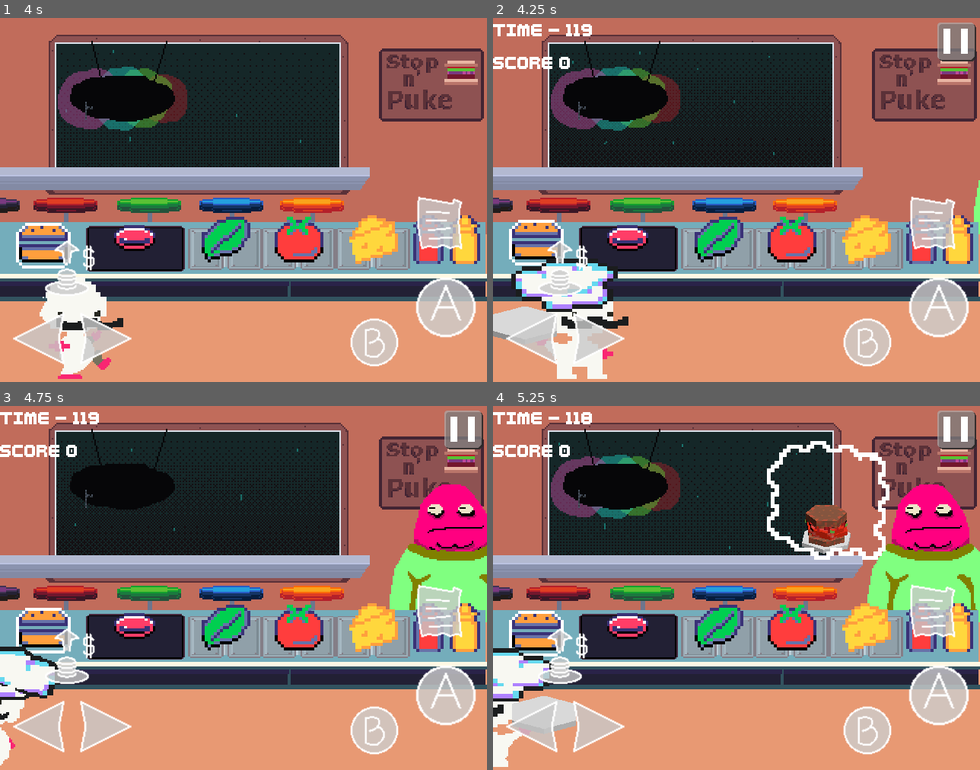
Above: before the commit, frames 1-4 (two rows, left to right).
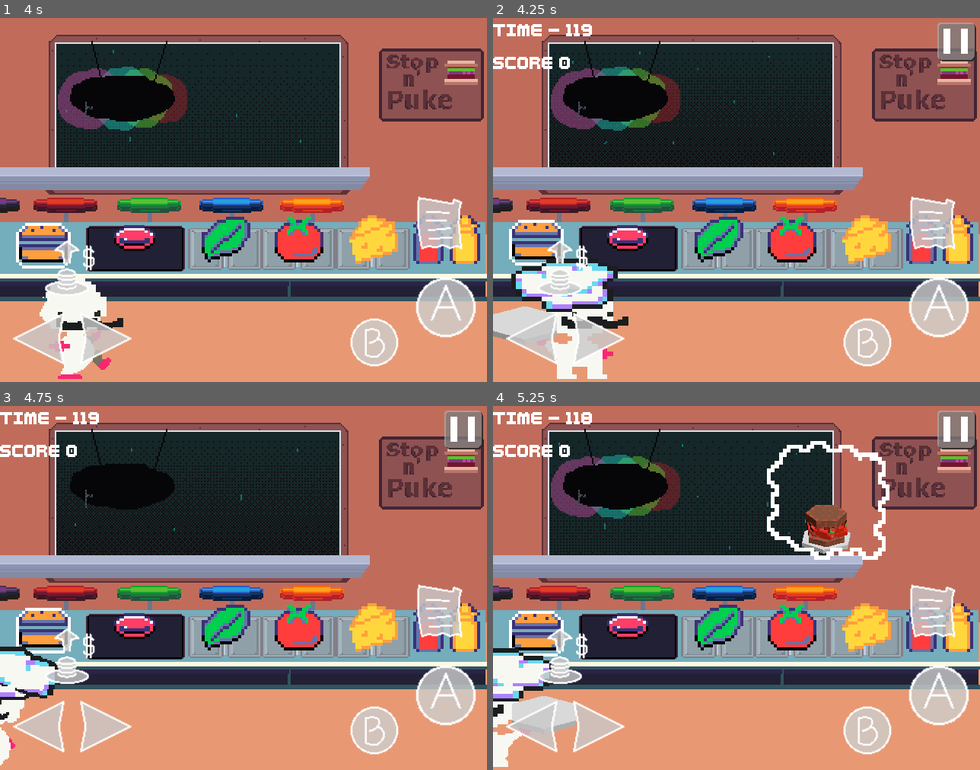
Above: after the commit, the same moments.

Repository: LettucePie/burgert
Game: Godot game, scene res://scenes/play.tscn
The game is run twice, just before and just after one commit, with the same random seed, the same clock (stepped at 60 frames per second) and the same inputs. Sound files missing from this copy of the repository are replaced by a short silence.
Inputs (mouse positions are in pixels of both pictures, inside the frame that each line leads up to):
- Up to frame 1 (4 s): click "Play" at 0.5 s; tap Enter (menu) at 1.25 s; move the mouse to (350, 181) at 1.27 s; hold Right (right) 1.28-2 s; tap Z (confirm) at 1.35, 2.85 s; click (350, 181) at 1.42 s; drag from (146, 218) to (219, 272) at 2.02 s; move the mouse to (292, 119) at 2.77 s; hold Right (right) 2.78-3.5 s; drag from (219, 272) to (97, 145) at 3.52 s
- Up to frame 2 (4.25 s): no input
- Up to frame 3 (4.75 s): move the mouse to (389, 642) at 4.27 s; hold Left (left) from 4.28 s (still down); tap Z (confirm) at 4.35 s
- Up to frame 4 (5.25 s): release Left (left) at 5 s; drag from (590, 533) to (663, 497) at 5.02 s

Frame 1 is identical in both runs. In frame 2, 0.1% of the frame differs, in the area x 98-100%, y 44-60%; in frame 3, 5.2%; in frame 4, 5.8%, in the area x 76-100%, y 21-60%.

Commit message:
trimming down packed customers

Diff:
--- /dev/null
+++ b/assets/images/characters/customers/customer_al_still.tres
@@ -0,0 +1,7 @@
+[gd_resource type="AtlasTexture" load_steps=2 format=3 uid="uid://b46mf8elovo6r"]
+
+[ext_resource type="Texture2D" uid="uid://cmywg3k6lq0oe" path="res://assets/images/characters/customers/customers_packed.png" id="1_kpvxm"]
+
+[resource]
+atlas = ExtResource("1_kpvxm")
+region = Rect2(1, 269, 151, 96)
--- a/assets/images/characters/customers/customer_haircut_still.tres
+++ b/assets/images/characters/customers/customer_haircut_still.tres
@@ -1,7 +1,7 @@
 [gd_resource type="AtlasTexture" load_steps=2 format=3 uid="uid://c63mcekfl3ync"]
 
-[ext_resource type="Texture2D" uid="uid://b555sav40m4ag" path="res://assets/images/characters/customers/customers_wave3_packed.png" id="1_plh88"]
+[ext_resource type="Texture2D" uid="uid://cmywg3k6lq0oe" path="res://assets/images/characters/customers/customers_packed.png" id="1_ovtga"]
 
 [resource]
-atlas = ExtResource("1_plh88")
-region = Rect2(0, 0, 66, 96)
+atlas = ExtResource("1_ovtga")
+region = Rect2(13, 1676, 66, 96)
--- a/assets/images/characters/customers/customer_jimmie_still.tres
+++ b/assets/images/characters/customers/customer_jimmie_still.tres
@@ -1,7 +1,7 @@
 [gd_resource type="AtlasTexture" load_steps=2 format=3 uid="uid://cj5uosyyjeuri"]
 
-[ext_resource type="Texture2D" uid="uid://b555sav40m4ag" path="res://assets/images/characters/customers/customers_wave3_packed.png" id="1_rdan3"]
+[ext_resource type="Texture2D" uid="uid://cmywg3k6lq0oe" path="res://assets/images/characters/customers/customers_packed.png" id="1_1nray"]
 
 [resource]
-atlas = ExtResource("1_rdan3")
-region = Rect2(0, 96, 58, 100)
+atlas = ExtResource("1_1nray")
+region = Rect2(15, 1776, 58, 100)
--- a/assets/images/characters/customers/customer_macholiam_still.tres
+++ b/assets/images/characters/customers/customer_macholiam_still.tres
@@ -1,7 +1,7 @@
 [gd_resource type="AtlasTexture" load_steps=2 format=3 uid="uid://b77j88yrxp5un"]
 
-[ext_resource type="Texture2D" uid="uid://b555sav40m4ag" path="res://assets/images/characters/customers/customers_wave3_packed.png" id="1_2p8er"]
+[ext_resource type="Texture2D" uid="uid://cmywg3k6lq0oe" path="res://assets/images/characters/customers/customers_packed.png" id="1_7dwgg"]
 
 [resource]
-atlas = ExtResource("1_2p8er")
-region = Rect2(0, 302, 99, 99)
+atlas = ExtResource("1_7dwgg")
+region = Rect2(13, 2030, 99, 99)
--- a/assets/images/characters/customers/customer_mrpink_still.tres
+++ b/assets/images/characters/customers/customer_mrpink_still.tres
@@ -1,7 +1,7 @@
 [gd_resource type="AtlasTexture" load_steps=2 format=3 uid="uid://2rdv7lntg74d"]
 
-[ext_resource type="Texture2D" uid="uid://b555sav40m4ag" path="res://assets/images/characters/customers/customers_wave3_packed.png" id="1_sai6g"]
+[ext_resource type="Texture2D" uid="uid://cmywg3k6lq0oe" path="res://assets/images/characters/customers/customers_packed.png" id="1_tuf6m"]
 
 [resource]
-atlas = ExtResource("1_sai6g")
-region = Rect2(0, 196, 84, 106)
+atlas = ExtResource("1_tuf6m")
+region = Rect2(8, 1896, 84, 106)
--- /dev/null
+++ b/assets/images/characters/customers/customer_ted_still.tres
@@ -0,0 +1,7 @@
+[gd_resource type="AtlasTexture" load_steps=2 format=3 uid="uid://wp5cewdm36mt"]
+
+[ext_resource type="Texture2D" uid="uid://cmywg3k6lq0oe" path="res://assets/images/characters/customers/customers_packed.png" id="1_j3cts"]
+
+[resource]
+atlas = ExtResource("1_j3cts")
+region = Rect2(7, 157, 97, 94)
--- /dev/null
+++ b/assets/images/characters/customers/customer_teddy_still.tres
@@ -0,0 +1,7 @@
+[gd_resource type="AtlasTexture" load_steps=2 format=3 uid="uid://dtvsra0vdnbr0"]
+
+[ext_resource type="Texture2D" uid="uid://cmywg3k6lq0oe" path="res://assets/images/characters/customers/customers_packed.png" id="1_exq4e"]
+
+[resource]
+atlas = ExtResource("1_exq4e")
+region = Rect2(11, 18, 74, 119)
--- a/scenes/game/kitchen_a.tscn
+++ b/scenes/game/kitchen_a.tscn
@@ -12,18 +12,18 @@
 [ext_resource type="SpriteFrames" uid="uid://e64v81dublgv" path="res://assets/images/graphics/missing_burger_frames.tres" id="8_hjo3x"]
 [ext_resource type="AudioStream" uid="uid://dtxtu4v6ifhgt" path="res://assets/sound/sfx/Audio 1.wav" id="9_q7db7"]
 [ext_resource type="AudioStream" uid="uid://b34rn41nkyiii" path="res://assets/sound/sfx/wallsplat_sfx_1.wav" id="9_v7osa"]
-[ext_resource type="Texture2D" uid="uid://dephh5h80edxg" path="res://assets/images/characters/customers/customers__1.png" id="10_k67uf"]
+[ext_resource type="Texture2D" uid="uid://dephh5h80edxg" path="res://assets/images/characters/customers/customer_tommy_still.png" id="10_k67uf"]
 [ext_resource type="Texture2D" uid="uid://ddwiu4633dbx7" path="res://assets/images/graphics/vptex_customer_burger.tres" id="11_q4v5g"]
 [ext_resource type="AudioStream" uid="uid://bn0y42mlgytnq" path="res://assets/sound/sfx/Audio 2.wav" id="11_yu3hg"]
 [ext_resource type="SpriteFrames" uid="uid://b3ot6egm0rbcr" path="res://assets/images/graphics/thoughtcloud_frames.tres" id="12_vq758"]
 [ext_resource type="AudioStream" uid="uid://bwk3kb5winqpd" path="res://assets/sound/sfx/Audio 3.wav" id="13_s6p7b"]
-[ext_resource type="Texture2D" uid="uid://h8p8acm8qmp5" path="res://assets/images/characters/customers/customers__2.png" id="14_a0ex1"]
 [ext_resource type="PackedScene" uid="uid://e7qictdempjp" path="res://scenes/game/munch.tscn" id="14_rquj2"]
 [ext_resource type="AudioStream" uid="uid://r2t0e50mq1p1" path="res://assets/sound/sfx/Audio 4.wav" id="15_k3c7l"]
-[ext_resource type="Texture2D" uid="uid://xygve8lpah31" path="res://assets/images/characters/customers/customers__3.png" id="16_xjc5m"]
+[ext_resource type="Texture2D" uid="uid://dtvsra0vdnbr0" path="res://assets/images/characters/customers/customer_teddy_still.tres" id="16_0sxq6"]
 [ext_resource type="AudioStream" uid="uid://dkt0tyho73a3t" path="res://assets/sound/sfx/Audio 5.wav" id="17_3g7u0"]
-[ext_resource type="Texture2D" uid="uid://byr4q1fxrvpx5" path="res://assets/images/characters/customers/customers__4.png" id="18_itdi4"]
+[ext_resource type="Texture2D" uid="uid://wp5cewdm36mt" path="res://assets/images/characters/customers/customer_ted_still.tres" id="18_4dp3l"]
 [ext_resource type="AudioStream" uid="uid://4ekjk6nk6jww" path="res://assets/sound/sfx/Audio 6.wav" id="19_21giq"]
+[ext_resource type="Texture2D" uid="uid://b46mf8elovo6r" path="res://assets/images/characters/customers/customer_al_still.tres" id="20_saymx"]
 [ext_resource type="Texture2D" uid="uid://dmxd42ydjfaye" path="res://assets/images/characters/customers/customers__5.png" id="20_uie4n"]
 [ext_resource type="AudioStream" uid="uid://olh6xmdet67g" path="res://assets/sound/sfx/Audio 7.wav" id="21_8ka0h"]
 [ext_resource type="Texture2D" uid="uid://4og10atuetw7" path="res://assets/images/characters/customers/customers__6.png" id="22_ib8ia"]
@@ -131,7 +131,7 @@
 
 [node name="Tommy" type="Node2D" parent="customers" node_paths=PackedStringArray("burger_portal_sprite", "sound_player", "left_area", "right_area", "munch")]
 visible = false
-position = Vector2(-645, 59)
+position = Vector2(178, 59)
 script = ExtResource("3_488ky")
 customer_name = "Tommy"
 orders = Array[PackedStringArray]([PackedStringArray("Bun", "Lettuce", "Bun Top"), PackedStringArray("Bun", "Meat", "Lettuce", "Lettuce", "Bun Top"), PackedStringArray("Bun", "Lettuce", "Meat", "Bun", "Lettuce", "Bun Top")])
@@ -145,7 +145,7 @@
 exit_pos = Vector2(-645, 59)
 
 [node name="character" type="Sprite2D" parent="customers/Tommy"]
-position = Vector2(320, 86)
+position = Vector2(554, 131)
 scale = Vector2(2, 2)
 texture = ExtResource("10_k67uf")
 
@@ -189,9 +189,9 @@
 exit_pos = Vector2(-557, 59)
 
 [node name="character" type="Sprite2D" parent="customers/Teddy"]
-position = Vector2(320, 149)
-scale = Vector2(2, 2)
-texture = ExtResource("14_a0ex1")
+position = Vector2(459, 124)
+scale = Vector2(2, 2)
+texture = ExtResource("16_0sxq6")
 
 [node name="burger_portal_view" type="Sprite2D" parent="customers/Teddy"]
 position = Vector2(306, 93)
@@ -220,7 +220,6 @@
 
 [node name="Ted" type="Node2D" parent="customers" node_paths=PackedStringArray("burger_portal_sprite", "sound_player", "left_area", "right_area", "munch")]
 visible = false
-position = Vector2(0, 234)
 script = ExtResource("3_488ky")
 customer_name = "Ted"
 orders = Array[PackedStringArray]([PackedStringArray("Bun", "Meat", "Bun Top"), PackedStringArray("Bun", "Meat", "Cheese", "Meat", "Bun Top"), PackedStringArray("Bun", "Meat", "Bun", "Meat", "Bun", "Meat", "Bun Top")])
@@ -234,9 +233,9 @@
 exit_pos = Vector2(0, 234)
 
 [node name="character" type="Sprite2D" parent="customers/Ted"]
-position = Vector2(320, 101)
-scale = Vector2(2, 2)
-texture = ExtResource("16_xjc5m")
+position = Vector2(111, 144)
+scale = Vector2(2, 2)
+texture = ExtResource("18_4dp3l")
 
 [node name="burger_portal_view" type="Sprite2D" parent="customers/Ted"]
 position = Vector2(246, 93)
@@ -265,7 +264,6 @@
 position = Vector2(105, 136)
 
 [node name="Al" type="Node2D" parent="customers" node_paths=PackedStringArray("burger_portal_sprite", "sound_player", "left_area", "right_area", "munch")]
-visible = false
 position = Vector2(-476, 59)
 script = ExtResource("3_488ky")
 customer_name = "Al"
@@ -281,9 +279,9 @@
 exit_pos = Vector2(-476, 59)
 
 [node name="character" type="Sprite2D" parent="customers/Al"]
-position = Vector2(320, 101)
-scale = Vector2(2, 2)
-texture = ExtResource("18_itdi4")
+position = Vector2(313, 157)
+scale = Vector2(2, 2)
+texture = ExtResource("20_saymx")
 
 [node name="burger_portal_view" type="Sprite2D" parent="customers/Al"]
 position = Vector2(148, 93)
@@ -311,6 +309,7 @@
 position = Vector2(285, 150)
 
 [node name="Emo" type="Node2D" parent="customers" node_paths=PackedStringArray("burger_portal_sprite", "sound_player", "left_area", "right_area", "munch")]
+visible = false
 position = Vector2(302, 59)
 script = ExtResource("3_488ky")
 customer_name = "Emo"
@@ -355,6 +354,7 @@
 position = Vector2(427, 143)
 
 [node name="Karen" type="Node2D" parent="customers" node_paths=PackedStringArray("burger_portal_sprite", "sound_player", "left_area", "right_area", "munch")]
+visible = false
 position = Vector2(-568, 59)
 script = ExtResource("3_488ky")
 customer_name = "Karen"
@@ -633,6 +633,7 @@
 position = Vector2(264, 145)
 
 [node name="Persistant" type="Node2D" parent="customers" node_paths=PackedStringArray("burger_portal_sprite", "sound_player", "left_area", "right_area", "munch")]
+visible = false
 position = Vector2(-433, 59)
 script = ExtResource("3_488ky")
 customer_name = "Persistant"
@@ -678,6 +679,7 @@
 position = Vector2(351, 137)
 
 [node name="Anxiety" type="Node2D" parent="customers" node_paths=PackedStringArray("burger_portal_sprite", "sound_player", "left_area", "right_area", "munch")]
+visible = false
 position = Vector2(0, 59)
 script = ExtResource("3_488ky")
 customer_name = "Anxiety"
@@ -722,6 +724,7 @@
 position = Vector2(481, 127)
 
 [node name="Haircut" type="Node2D" parent="customers" node_paths=PackedStringArray("burger_portal_sprite", "sound_player", "left_area", "right_area", "munch")]
+visible = false
 position = Vector2(399, 99)
 script = ExtResource("3_488ky")
 customer_name = "Haircut"
@@ -766,6 +769,7 @@
 position = Vector2(326, 78)
 
 [node name="Jimmie" type="Node2D" parent="customers" node_paths=PackedStringArray("burger_portal_sprite", "sound_player", "left_area", "right_area", "munch")]
+visible = false
 position = Vector2(8, 110)
 script = ExtResource("3_488ky")
 customer_name = "Jimmie"
@@ -813,6 +817,7 @@
 position = Vector2(320, 64)
 
 [node name="MrPink" type="Node2D" parent="customers" node_paths=PackedStringArray("burger_portal_sprite", "sound_player", "left_area", "right_area", "munch")]
+visible = false
 position = Vector2(265, 110)
 script = ExtResource("3_488ky")
 customer_name = "Mr. Pink"
@@ -860,6 +865,7 @@
 position = Vector2(321, 55)
 
 [node name="Liam" type="Node2D" parent="customers" node_paths=PackedStringArray("burger_portal_sprite", "sound_player", "left_area", "right_area", "munch")]
+visible = false
 position = Vector2(-435, 110)
 script = ExtResource("3_488ky")
 customer_name = "Macho Liam"
Binary file added: assets/images/characters/customers/customer_tommy_still.png
Not shown, added: assets/images/characters/customers/customer_tommy_still.png.import
Binary file removed: assets/images/characters/customers/customers__1.png
Binary file changed: assets/images/characters/customers/customers_packed.png
Binary file added: assets/images/characters/customers/customers_split__10.png
Not shown, changed: assets/images/characters/customers/customers_split__10.png.import
Binary file added: assets/images/characters/customers/customers_split__11.png
Not shown, added: assets/images/characters/customers/customers_split__11.png.import
Binary file added: assets/images/characters/customers/customers_split__12.png
Not shown, added: assets/images/characters/customers/customers_split__12.png.import
Binary file added: assets/images/characters/customers/customers_split__13.png
Not shown, added: assets/images/characters/customers/customers_split__13.png.import
(and 76 more such lines)
